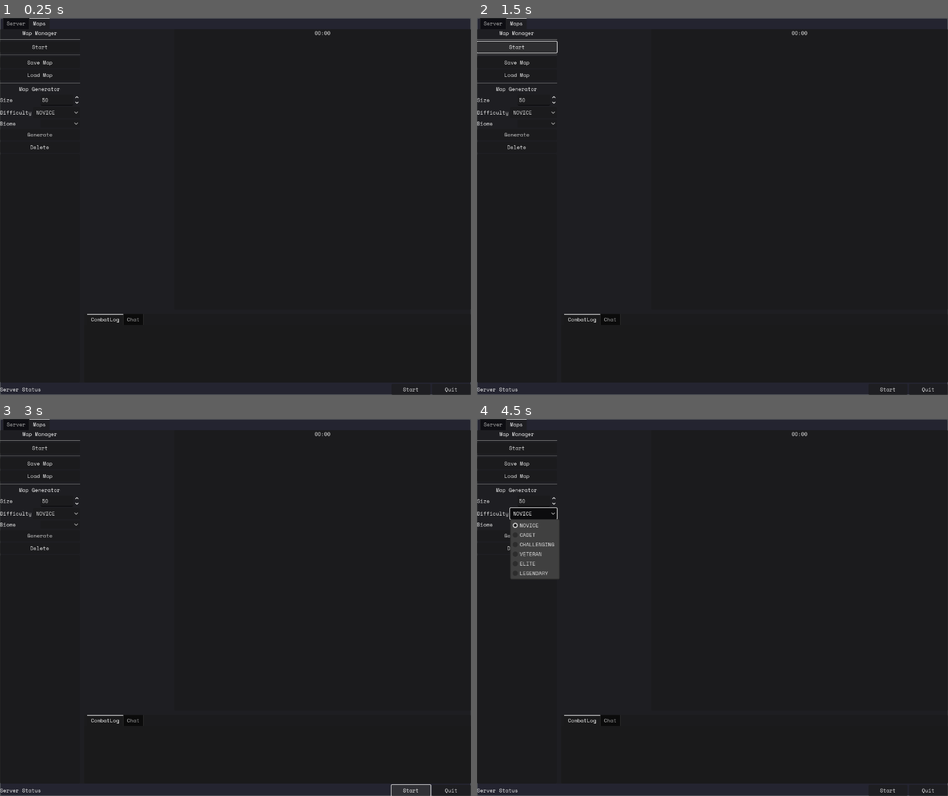
Above: before the commit, frames 1-4 (two rows, left to right).
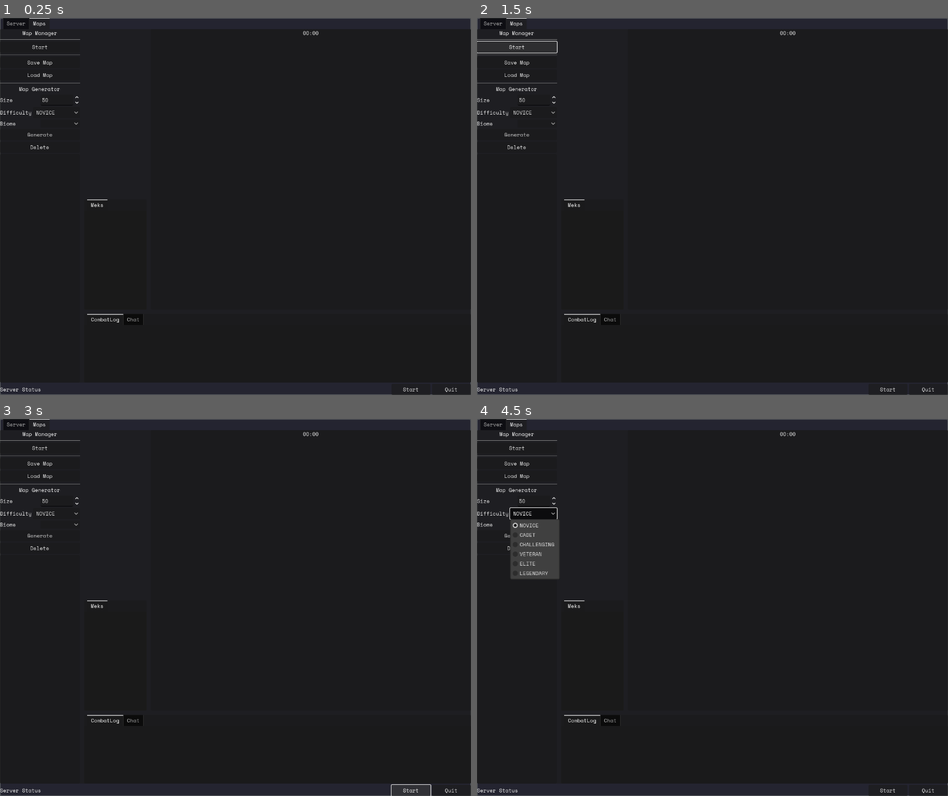
Above: after the commit, the same moments.

Repository: Galfurian/mekalingus_server
Game: Godot game, scene res://scenes/ui/server_gui.tscn
The game is run twice, just before and just after one commit, with the same random seed, the same clock (stepped at 60 frames per second) and the same inputs.
Inputs:
- Up to frame 1 (0.25 s): no input
- Up to frame 2 (1.5 s): click "Load Map" at 0.5 s; click "Start" at 1.25 s
- Up to frame 3 (3 s): click "Start" at 2 s; click "Start" at 2.75 s
- Up to frame 4 (4.5 s): click "Start" at 3.5 s; click "NOVICE" at 4.25 s

The runs differ from the first frame. In frame 1, less than 0.1% of the frame differs, in the area x 18-71%, y 3-51%; in frame 2, less than 0.1%; in frame 3, less than 0.1%; in frame 4, less than 0.1%.

Commit message:
feature(ui): add resizable left sidebar with clan-grouped entity list

Diff:
--- /dev/null
+++ b/scenes/gameplay/entity_list_panel.tscn
@@ -0,0 +1,25 @@
+[gd_scene load_steps=2 format=3 uid="uid://dj4n3b2k1m7pq"]
+
+[ext_resource type="Script" uid="uid://clkdqjbuav1ec" path="res://scripts/scenes/gameplay/entity_list_panel.gd" id="1_ql8hw"]
+
+[node name="EntityListPanel" type="PanelContainer"]
+anchors_preset = 15
+anchor_right = 1.0
+anchor_bottom = 1.0
+grow_horizontal = 2
+grow_vertical = 2
+script = ExtResource("1_ql8hw")
+
+[node name="TabContainer" type="TabContainer" parent="."]
+layout_mode = 2
+current_tab = 0
+
+[node name="Meks" type="VBoxContainer" parent="TabContainer"]
+layout_mode = 2
+metadata/_tab_index = 0
+
+[node name="MekTree" type="Tree" parent="TabContainer/Meks"]
+layout_mode = 2
+size_flags_horizontal = 3
+size_flags_vertical = 3
+hide_root = true
--- a/scenes/gameplay/map_hud.tscn
+++ b/scenes/gameplay/map_hud.tscn
@@ -1,9 +1,10 @@
-[gd_scene load_steps=5 format=3 uid="uid://bic16d6uw0g6y"]
+[gd_scene load_steps=6 format=3 uid="uid://bic16d6uw0g6y"]
 
 [ext_resource type="Script" uid="uid://dsbjgai4terbc" path="res://scripts/scenes/gameplay/map_hud.gd" id="1_daorq"]
 [ext_resource type="PackedScene" uid="uid://cdsk2ml3347yf" path="res://scenes/gameplay/log_panel.tscn" id="3_7afkc"]
 [ext_resource type="PackedScene" uid="uid://cosbr482fkmyp" path="res://scenes/gameplay/InfoPanel.tscn" id="3_0206q"]
 [ext_resource type="PackedScene" uid="uid://cid4owatwb65x" path="res://scenes/gameplay/grid_map.tscn" id="3_vm2jc"]
+[ext_resource type="PackedScene" uid="uid://dj4n3b2k1m7pq" path="res://scenes/gameplay/entity_list_panel.tscn" id="4_g2adk"]
 
 [node name="MapHud" type="Control"]
 layout_mode = 3
@@ -14,7 +15,7 @@
 grow_vertical = 2
 script = ExtResource("1_daorq")
 
-[node name="VBoxContainer" type="VSplitContainer" parent="."]
+[node name="RootSplit" type="VSplitContainer" parent="."]
 layout_mode = 1
 anchors_preset = 15
 anchor_right = 1.0
@@ -22,19 +23,30 @@
 grow_horizontal = 2
 grow_vertical = 2
 
-[node name="HBoxContainer" type="HBoxContainer" parent="VBoxContainer"]
+[node name="MainSplit" type="HSplitContainer" parent="RootSplit"]
 layout_mode = 2
 size_flags_vertical = 3
 
-[node name="InfoPanel" parent="VBoxContainer/HBoxContainer" instance=ExtResource("3_0206q")]
+[node name="LeftSidePanel" type="VSplitContainer" parent="RootSplit/MainSplit"]
 layout_mode = 2
-size_flags_stretch_ratio = 0.3
+size_flags_horizontal = 3
+size_flags_vertical = 3
+size_flags_stretch_ratio = 0.2
 
-[node name="GridMap" parent="VBoxContainer/HBoxContainer" instance=ExtResource("3_vm2jc")]
+[node name="InfoPanel" parent="RootSplit/MainSplit/LeftSidePanel" instance=ExtResource("3_0206q")]
+layout_mode = 2
+size_flags_stretch_ratio = 0.6
+
+[node name="EntityListPanel" parent="RootSplit/MainSplit/LeftSidePanel" instance=ExtResource("4_g2adk")]
+layout_mode = 2
+size_flags_vertical = 3
+size_flags_stretch_ratio = 0.4
+
+[node name="GridMap" parent="RootSplit/MainSplit" instance=ExtResource("3_vm2jc")]
 layout_mode = 2
 size_flags_horizontal = 3
 
-[node name="LogPanel" parent="VBoxContainer" instance=ExtResource("3_7afkc")]
+[node name="LogPanel" parent="RootSplit" instance=ExtResource("3_7afkc")]
 layout_mode = 2
 size_flags_vertical = 3
 size_flags_stretch_ratio = 0.25
--- /dev/null
+++ b/scripts/scenes/gameplay/entity_list_panel.gd
@@ -0,0 +1,133 @@
+extends Node
+
+signal entity_selected(entity: MapEntity)
+
+var game_map: GameMap
+
+@onready var mek_tree = $TabContainer/Meks/MekTree
+
+
+func setup(p_game_map: GameMap) -> void:
+	clear()
+	game_map = p_game_map
+	if game_map and not game_map.turn_manager.on_turn_ended.is_connected(_on_turn_ended):
+		game_map.turn_manager.on_turn_ended.connect(_on_turn_ended)
+	if not mek_tree.item_selected.is_connected(_on_mek_tree_item_selected):
+		mek_tree.item_selected.connect(_on_mek_tree_item_selected)
+	refresh()
+
+
+func clear() -> void:
+	if game_map and game_map.turn_manager.on_turn_ended.is_connected(_on_turn_ended):
+		game_map.turn_manager.on_turn_ended.disconnect(_on_turn_ended)
+	game_map = null
+	if mek_tree:
+		mek_tree.clear()
+
+
+func refresh() -> void:
+	if not game_map:
+		return
+	_populate_meks_tree()
+
+
+func select_entity(entity: MapEntity) -> void:
+	if not mek_tree:
+		return
+	mek_tree.deselect_all()
+	if not is_instance_of(entity, MapMek):
+		return
+	var root = mek_tree.get_root()
+	if not root:
+		return
+	var target = _find_item_by_uuid(root, entity.mek.uuid)
+	if target:
+		target.select(0)
+		mek_tree.scroll_to_item(target)
+
+
+func _on_turn_ended(_turn_number: int) -> void:
+	refresh()
+
+
+func _populate_meks_tree() -> void:
+	mek_tree.clear()
+	var root = mek_tree.create_item()
+
+	var clans: Dictionary = {}
+	for map_mek in game_map.player_units.values():
+		_add_mek_to_clan_bucket(clans, map_mek)
+	for map_mek in game_map.npc_units.values():
+		_add_mek_to_clan_bucket(clans, map_mek)
+
+	var clan_names = clans.keys()
+	clan_names.sort()
+
+	for clan_name in clan_names:
+		var clan_data: Dictionary = clans[clan_name]
+		var clan_item = mek_tree.create_item(root)
+		clan_item.set_text(0, clan_name)
+		clan_item.set_selectable(0, false)
+		clan_item.set_custom_color(0, clan_data["color"])
+
+		var meks: Array = clan_data["entities"]
+		meks.sort_custom(func(a: MapMek, b: MapMek): return a.mek.get_mek_name() < b.mek.get_mek_name())
+		for map_mek in meks:
+			var mek_item = mek_tree.create_item(clan_item)
+			mek_item.set_text(0, _format_mek_label(map_mek))
+			mek_item.set_metadata(0, map_mek.mek.uuid)
+			mek_item.set_custom_color(0, clan_data["color"])
+
+
+func _add_mek_to_clan_bucket(clans: Dictionary, map_mek: MapMek) -> void:
+	if not is_instance_valid(map_mek) or not map_mek.owner:
+		return
+	var clan_name = "No Clan"
+	var clan_color = Color.WHITE
+	if map_mek.owner.clan:
+		clan_name = map_mek.owner.clan.clan_name
+		clan_color = map_mek.owner.clan.color
+	if not clans.has(clan_name):
+		clans[clan_name] = {
+			"color": clan_color,
+			"entities": []
+		}
+	clans[clan_name]["entities"].append(map_mek)
+
+
+func _format_mek_label(map_mek: MapMek) -> String:
+	var owner_label = ""
+	if is_instance_of(map_mek.owner, PlayerOwned):
+		owner_label = "Player: " + map_mek.owner.player.player_name
+	elif is_instance_of(map_mek.owner, NPCOwned):
+		owner_label = "NPC: " + map_mek.owner.npc_name
+	else:
+		owner_label = "Unknown Owner"
+	return "%s  [%s, %s]" % [map_mek.mek.get_mek_name(), owner_label, str(map_mek.position)]
+
+
+func _on_mek_tree_item_selected() -> void:
+	if not game_map:
+		return
+	var selected_item = mek_tree.get_selected()
+	if not selected_item:
+		return
+	var metadata = selected_item.get_metadata(0)
+	if not (metadata is String):
+		return
+	var entity = game_map.get_entity(metadata)
+	if entity:
+		entity_selected.emit(entity)
+
+
+func _find_item_by_uuid(parent: TreeItem, uuid: String) -> TreeItem:
+	var child = parent.get_first_child()
+	while child:
+		var metadata = child.get_metadata(0)
+		if metadata is String and metadata == uuid:
+			return child
+		var nested = _find_item_by_uuid(child, uuid)
+		if nested:
+			return nested
+		child = child.get_next()
+	return null
--- a/scripts/scenes/gameplay/map_hud.gd
+++ b/scripts/scenes/gameplay/map_hud.gd
@@ -2,6 +2,7 @@
 
 # The size of sectors.
 const SECTOR_SIZE: int = 10
+const LEFT_PANEL_RATIO: float = 0.2
 
 # The current game map.
 var game_map: GameMap
@@ -11,22 +12,25 @@
 var selected_entity: MapEntity
 
 @onready var action_menu = $ActionMenu
-@onready var scroll_view = $VBoxContainer/HBoxContainer/GridMap/ScrollView
-@onready var grid_container = $VBoxContainer/HBoxContainer/GridMap/ScrollView/GridContainer
-@onready var grid_drawer = $VBoxContainer/HBoxContainer/GridMap/ScrollView/GridContainer/GridDrawer
-@onready var mek_drawer = $VBoxContainer/HBoxContainer/GridMap/ScrollView/GridContainer/MekDrawer
-@onready var time_of_day_overlay = $VBoxContainer/HBoxContainer/GridMap/ScrollView/GridContainer/TimeOfDayOverlay
-@onready var combat_log = $VBoxContainer/LogPanel/TabContainer/CombatLog/ScrollContainer/CombatLog
-@onready var info_panel = $VBoxContainer/HBoxContainer/InfoPanel
-@onready var log_panel = $VBoxContainer/LogPanel
-
-@onready var time_label = $VBoxContainer/HBoxContainer/GridMap/TimeLabel
+@onready var main_split = $RootSplit/MainSplit
+@onready var scroll_view = $RootSplit/MainSplit/GridMap/ScrollView
+@onready var grid_container = $RootSplit/MainSplit/GridMap/ScrollView/GridContainer
+@onready var grid_drawer = $RootSplit/MainSplit/GridMap/ScrollView/GridContainer/GridDrawer
+@onready var mek_drawer = $RootSplit/MainSplit/GridMap/ScrollView/GridContainer/MekDrawer
+@onready var time_of_day_overlay = $RootSplit/MainSplit/GridMap/ScrollView/GridContainer/TimeOfDayOverlay
+@onready var combat_log = $RootSplit/LogPanel/TabContainer/CombatLog/ScrollContainer/CombatLog
+@onready var info_panel = $RootSplit/MainSplit/LeftSidePanel/InfoPanel
+@onready var entity_list_panel = $RootSplit/MainSplit/LeftSidePanel/EntityListPanel
+@onready var log_panel = $RootSplit/LogPanel
+@onready var time_label = $RootSplit/MainSplit/GridMap/TimeLabel
 
 func _ready():
 	"""Initializes the map HUD."""
 	grid_container.on_cell_selected.connect(_on_cell_selected)
 	combat_log.meta_clicked.connect(_on_log_meta_clicked)
 	scroll_view.scrolled.connect(_on_map_scrolled)
+	if not entity_list_panel.entity_selected.is_connected(_on_entity_list_entity_selected):
+		entity_list_panel.entity_selected.connect(_on_entity_list_entity_selected)
 
 
 func setup(p_game_map: GameMap, p_grid_size: int = 50):
@@ -41,6 +45,7 @@
 	grid_drawer.setup(p_game_map, grid_size, SECTOR_SIZE)
 	mek_drawer.setup(p_game_map, grid_size, SECTOR_SIZE)
 	info_panel.setup(p_game_map)
+	entity_list_panel.setup(p_game_map)
 	log_panel.setup(p_game_map)
 	# Connect signals once.
 	if game_map and not game_map.turn_manager.on_turn_ended.is_connected(_on_turn_ended):
@@ -63,6 +68,7 @@
 	grid_drawer.clear()
 	mek_drawer.clear()
 	info_panel.clear()
+	entity_list_panel.clear()
 	log_panel.clear()
 
 
@@ -128,6 +134,7 @@
 	# Called when the turn ends
 	if selected_entity:
 		center_on(selected_entity.position)
+	entity_list_panel.refresh()
 	# Update the time of day based on the current turn.
 	_update_time_of_day()
 
@@ -159,6 +166,7 @@
 			selected_entity = entity
 			center_on(entity.position)
 			info_panel.set_entity(entity)
+			entity_list_panel.select_entity(entity)
 			info_panel.select_item_by_uuid(item_uuid)
 			grid_drawer.set_selected_entity(entity)
 		else:
@@ -171,6 +179,7 @@
 			selected_entity = entity
 			center_on(entity.position)
 			info_panel.set_entity(entity)
+			entity_list_panel.select_entity(entity)
 			grid_drawer.set_selected_entity(entity)
 		else:
 			printerr("Could not find valid Mek entity for mek link: ", meta)
@@ -199,7 +208,17 @@
 		selected_entity = entity
 		center_on(entity.position)
 		info_panel.set_entity(entity)
+		entity_list_panel.select_entity(entity)
 		grid_drawer.set_selected_entity(entity)
+
+
+func _on_entity_list_entity_selected(entity: MapEntity) -> void:
+	if not is_instance_valid(entity):
+		return
+	selected_entity = entity
+	center_on(entity.position)
+	info_panel.set_entity(entity)
+	grid_drawer.set_selected_entity(entity)
 
 
 func _on_map_scrolled(scroll_up: bool):
